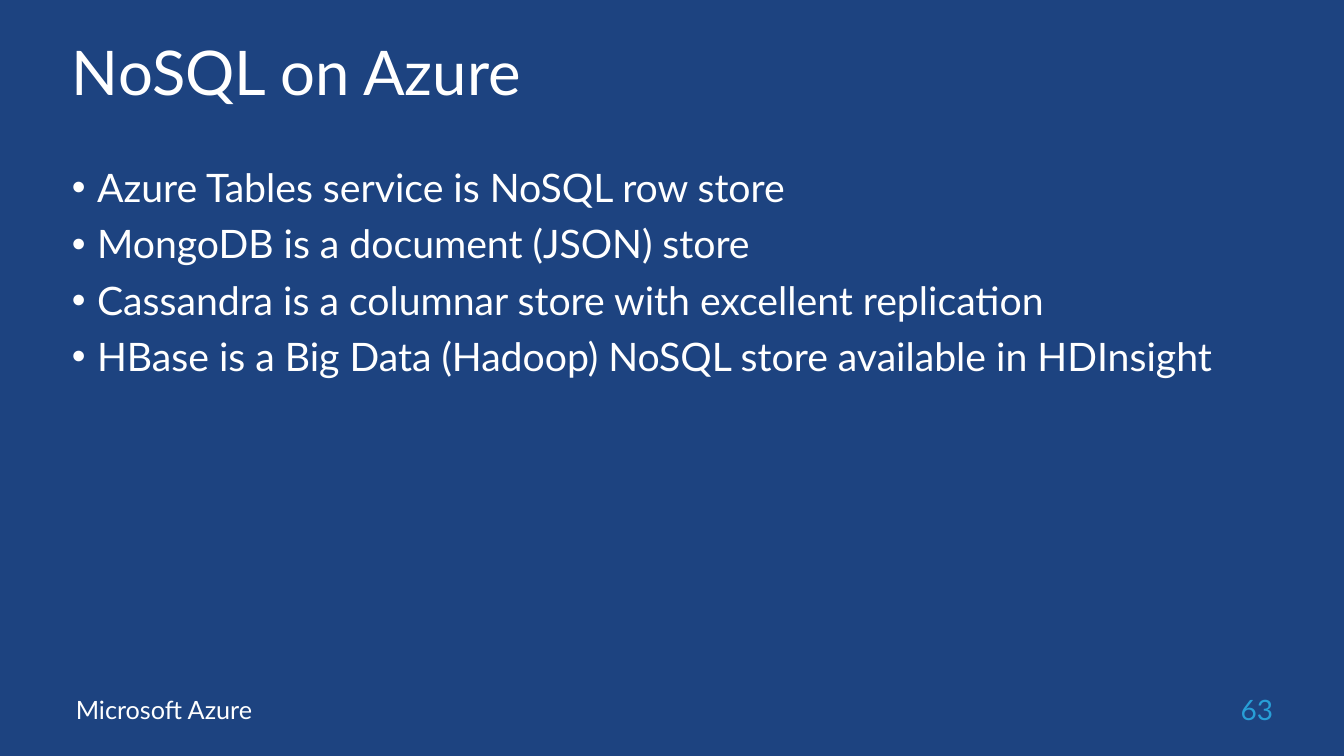
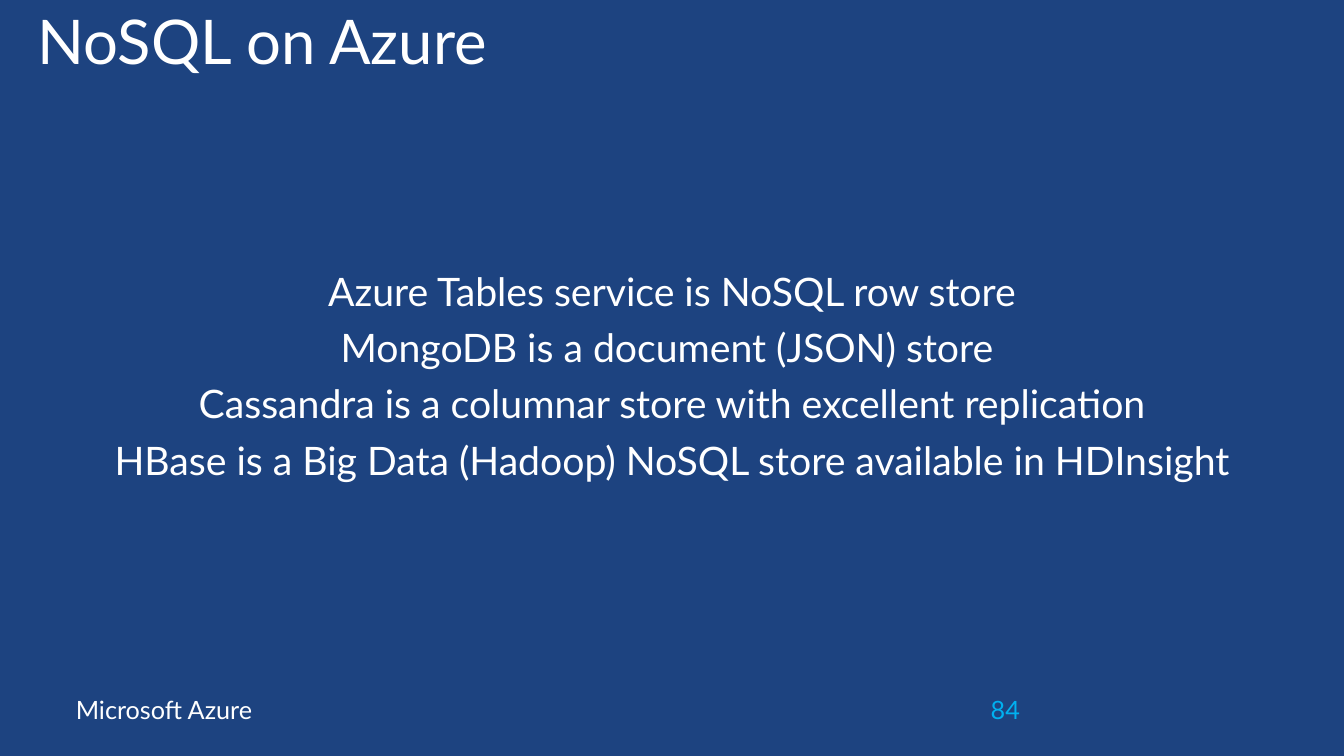
Before and after one commit to sack212/BasicAzureCamp, a slide deck: slide 84 of Data/Data.pptx (slide 63 before the commit). Drawn at 1344x756 pixels with LibreOffice and Linux fonts; fonts in the diff are those of the drawing; background and template pictures are left out. Boxes give left, top, right and bottom in pixels: in the first picture for what was removed or moved away, otherwise in the second. Text is boxed around its words. In the diff, an @@ line names an element or a change of style, - is before the commit and + after.

```diff
--- a/Data/Data.pptx
+++ b/Data/Data.pptx
@@ text "Azure Tables service is NoSQL ..." moved from (x1=97, y1=173, x2=1211, y2=378) to (x1=115, y1=277, x2=1229, y2=482) @@
@@ text "Azure Tables service is NoSQL ..." at (x1=115, y1=277, x2=1229, y2=482): alignment left to centre; bullet • to none; vertical alignment top to middle @@
@@ title "NoSQL on Azure" moved from (x1=72, y1=50, x2=521, y2=104) to (x1=38, y1=19, x2=487, y2=73) @@
@@ title "NoSQL on Azure" at (x1=38, y1=19, x2=487, y2=73): indent changed; vertical alignment top to middle @@
@@ page number at (x1=991, y1=701, x2=1020, y2=719): vertical alignment middle to top @@
@@ page number at (x1=991, y1=701, x2=1020, y2=719): text changed; size 20 to 18 pt; text colour #289FD7 to #00B0F0 @@
-63
+84
```
Also in this commit, not shown: 79 other slides changed, 21 slides added.
